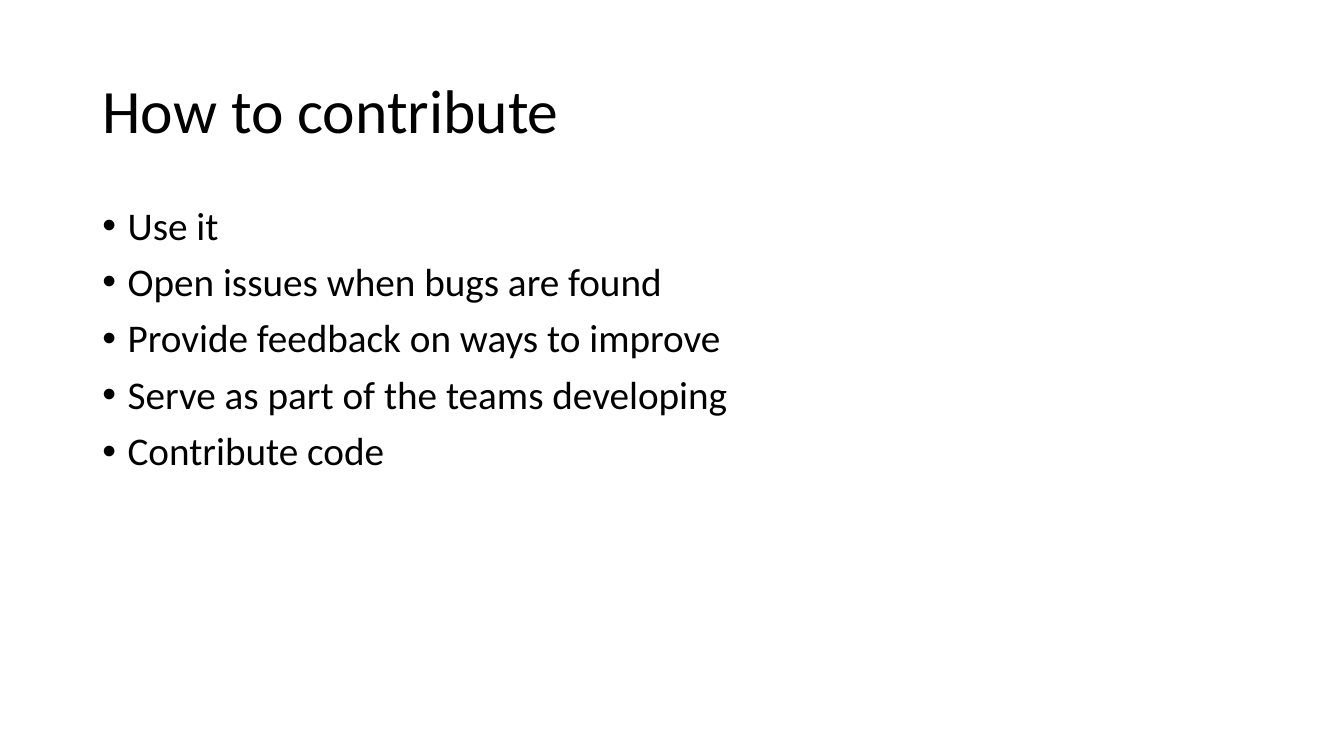
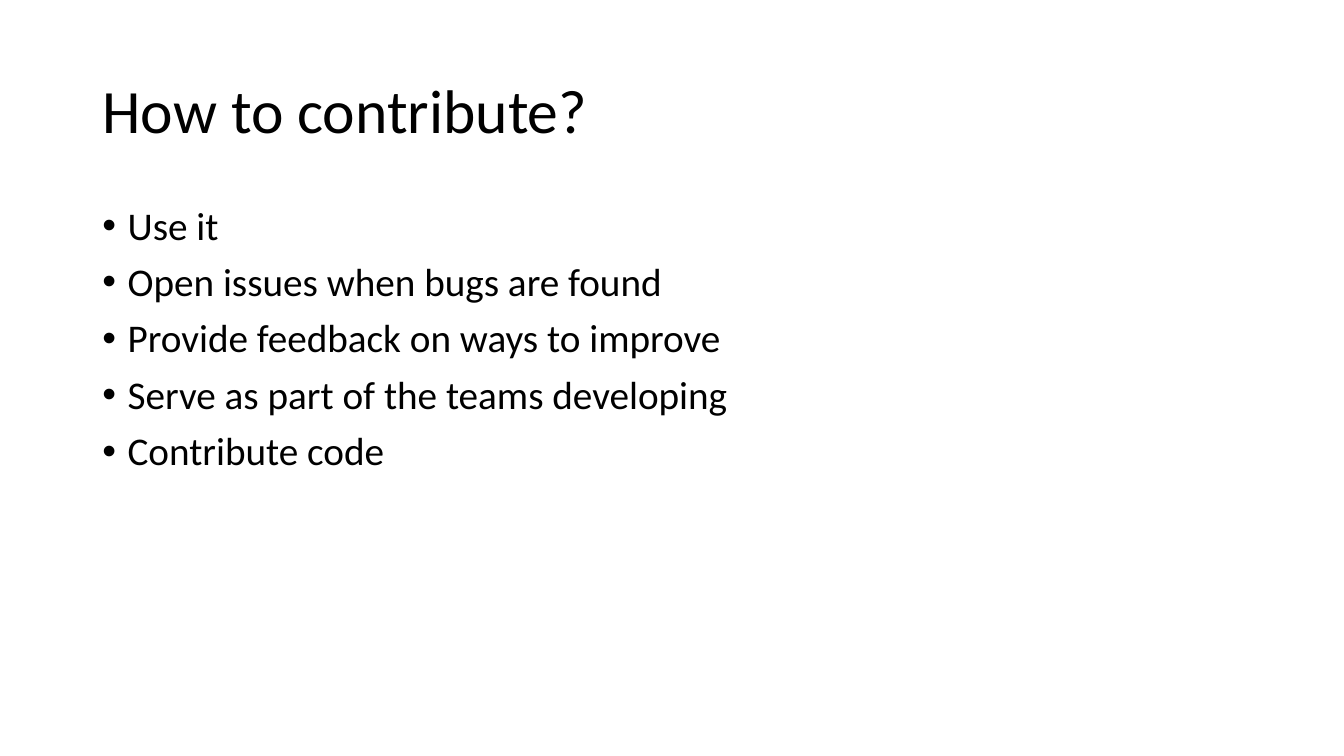
Before and after one commit to posit-conf-2023/r-pharma, a slide deck: slide 7 of 04-pharmaverse/04-Contributing_To_The_Pharmaverse.pptx (slide 6 before the commit). Drawn at 1344x756 pixels with LibreOffice and Linux fonts; fonts in the diff are those of the drawing. Boxes give left, top, right and bottom in pixels: in the first picture for what was removed or moved away, otherwise in the second. Text is boxed around its words. In the diff, an @@ line names an element or a change of style, - is before the commit and + after.

```diff
--- a/04-pharmaverse/04-Contributing_To_The_Pharmaverse.pptx
+++ b/04-pharmaverse/04-Contributing_To_The_Pharmaverse.pptx
@@ title at [102, 90, 587, 134]: text changed @@
-How to contribute
+How to contribute?
```
Also in this commit, not shown: 1 slide added.
